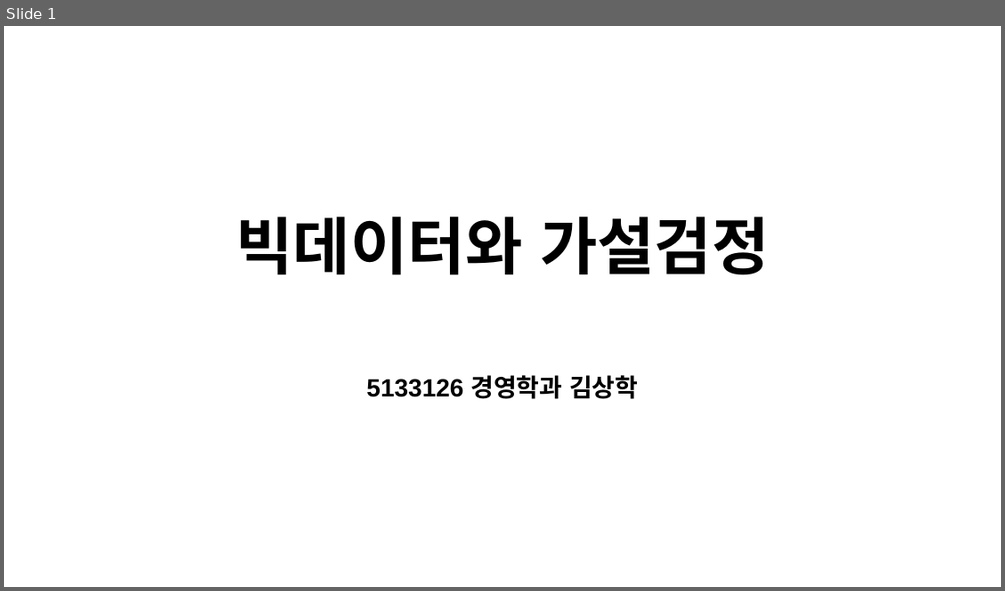
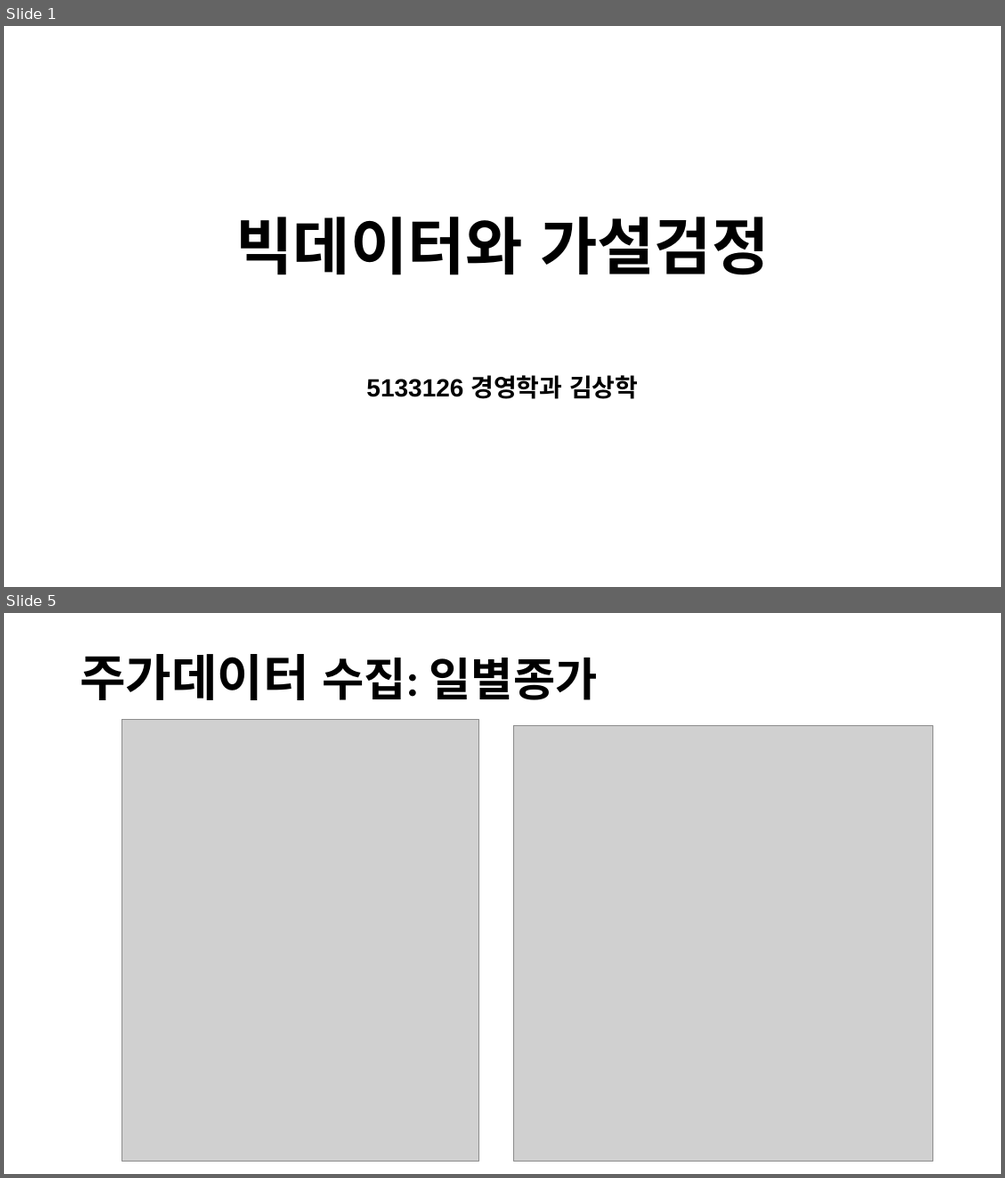
Before and after one commit to DaeguDude/bigdata, a slide deck: bigdata/파이널프로젝트ppt.pptx. Shown one above the other, each under a label of ours: slide 1 before the commit, slides 1 and 5 after it; the slides between them are not shown. The pictures are 1005x591 and 1005x1178 pixels, drawn with LibreOffice and Linux fonts; fonts in the diff are those of the drawing; grey boxes stand for pictures. Boxes give left, top, right and bottom in pixels: in the first picture for what was removed or moved away, otherwise in the second. Text is boxed around its words. In the diff, an @@ line names an element or a change of style, - is before the commit and + after.

```diff
--- a/bigdata/파이널프로젝트ppt.pptx
+++ b/bigdata/파이널프로젝트ppt.pptx
@@ slide 5 added at box(4, 613, 1001, 1174), background #FFFFFF @@
@@ title added at box(80, 654, 598, 700), 44 pt, text #000000, bold @@
+주가데이터 수집: 일별종가
@@ picture added at box(122, 719, 479, 1160) @@
@@ picture added at box(513, 726, 933, 1161) @@
```
Also in this commit, not shown: 9 slides changed, 2 other slides added, 9 other files.
